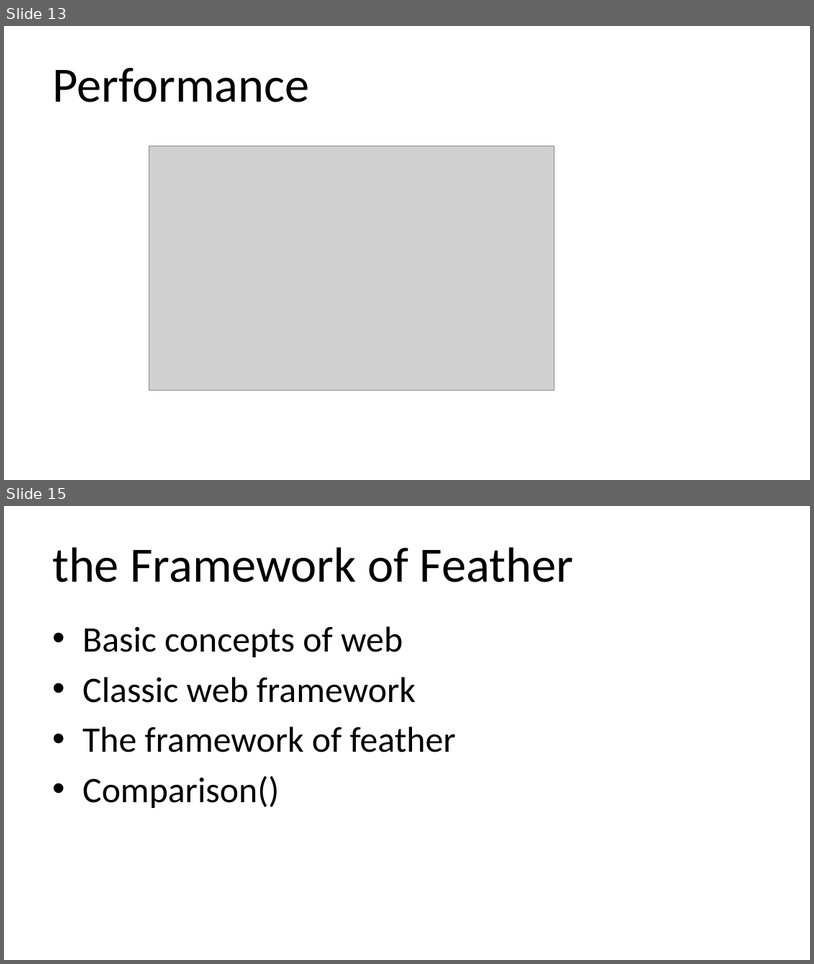
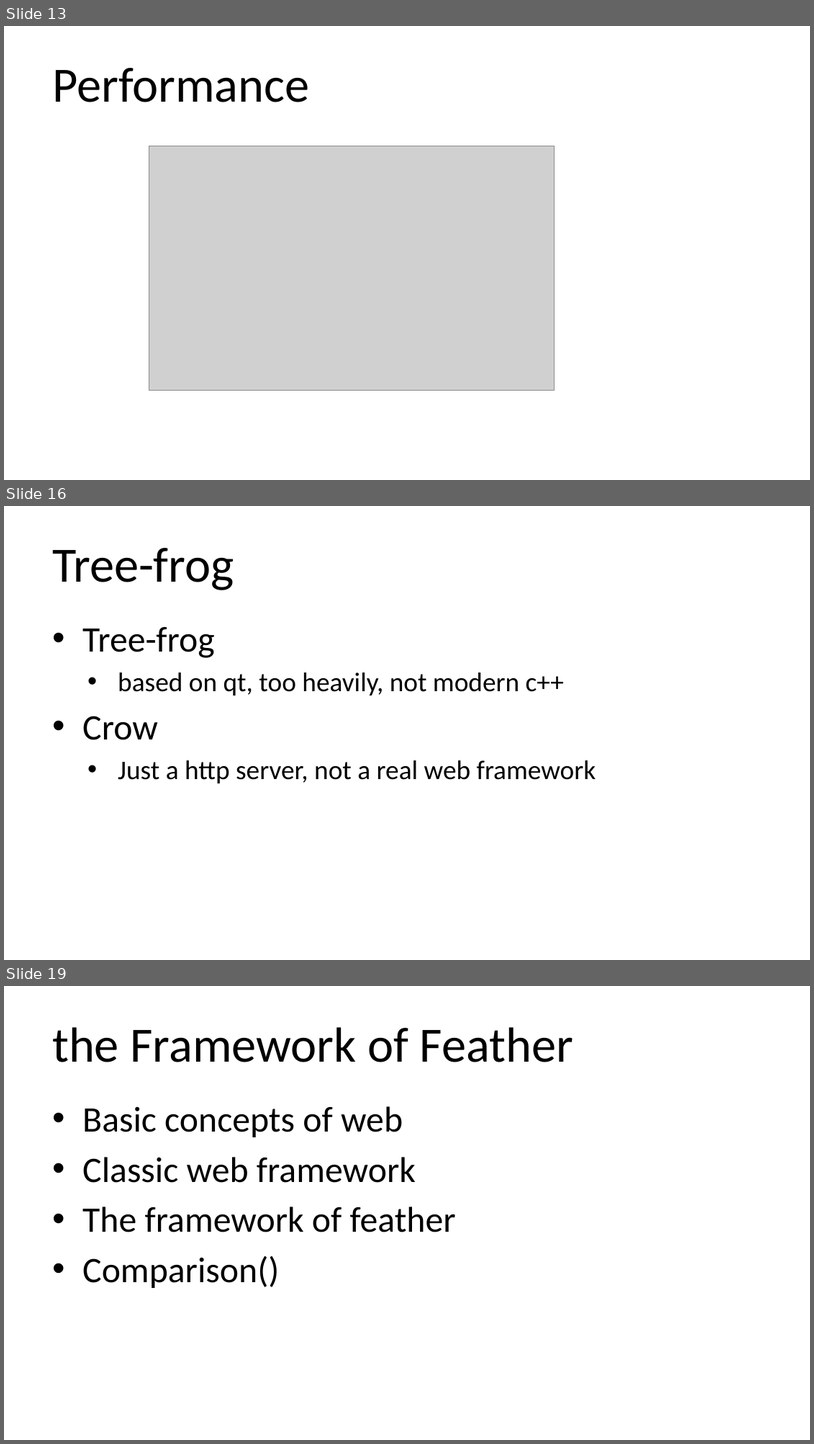
Before and after one commit to qicosmos/cppcon2018, a slide deck: cppcon2018.pptx. Shown one above the other, each under a label of ours: slides 13 and 15 before the commit, slides 13, 16 and 19 after it; the slides between them are not shown. The pictures are 814x964 and 814x1444 pixels, drawn with LibreOffice and Linux fonts; fonts in the diff are those of the drawing; grey boxes stand for pictures. Boxes give left, top, right and bottom in pixels: in the first picture for what was removed or moved away, otherwise in the second. Text is boxed around its words. In the diff, an @@ line names an element or a change of style, - is before the commit and + after.

```diff
--- a/cppcon2018.pptx
+++ b/cppcon2018.pptx
@@ slide 16 added at bbox=[4, 506, 810, 960], background #FFFFFF @@
@@ title added at bbox=[52, 548, 234, 590], 44 pt, text #000000 @@
+Tree-frog
@@ text added at bbox=[82, 627, 597, 783], 24 pt, text #000000 @@
+• Tree-frog
+    • based on qt, too heavily, not modern c++
+  • Crow
+    • Just a http server, not a real web framework
@@ what was slide 15 is now slide 19 @@
```
Also in this commit, not shown: 2 slides changed, 3 other slides added.
